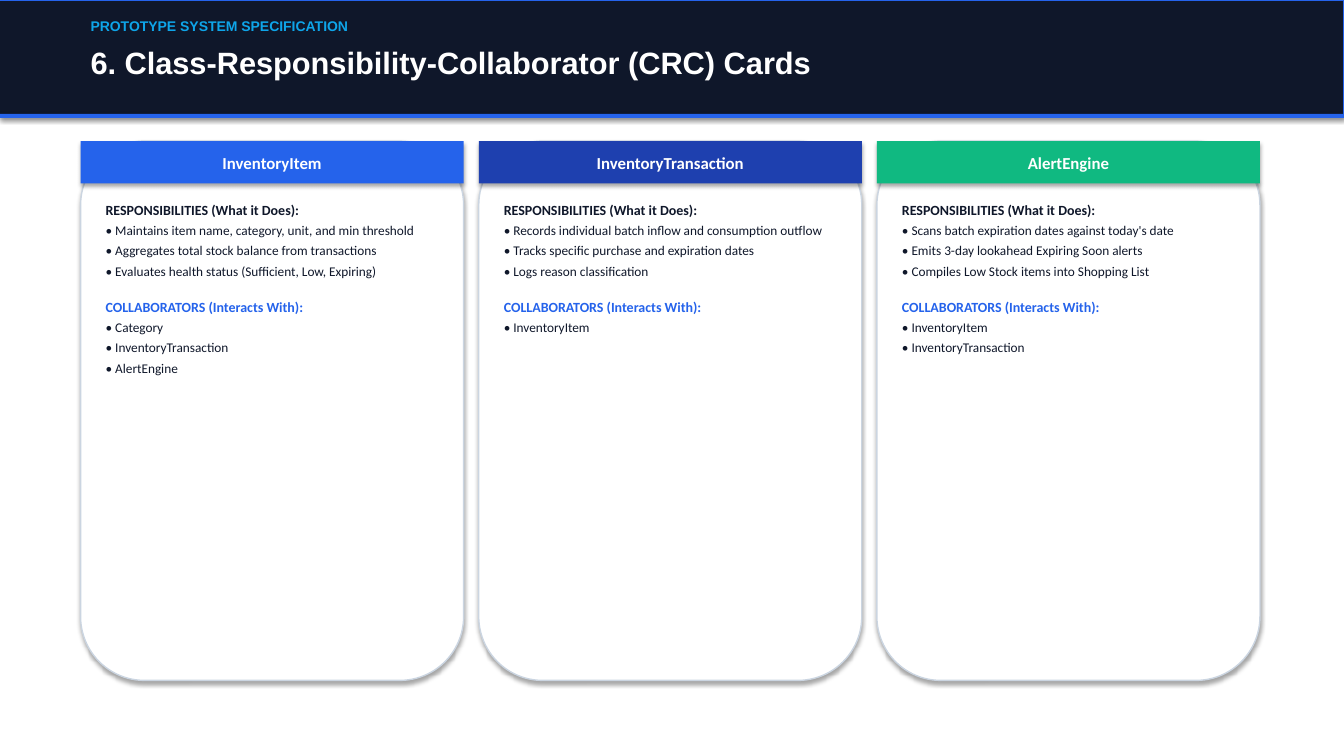
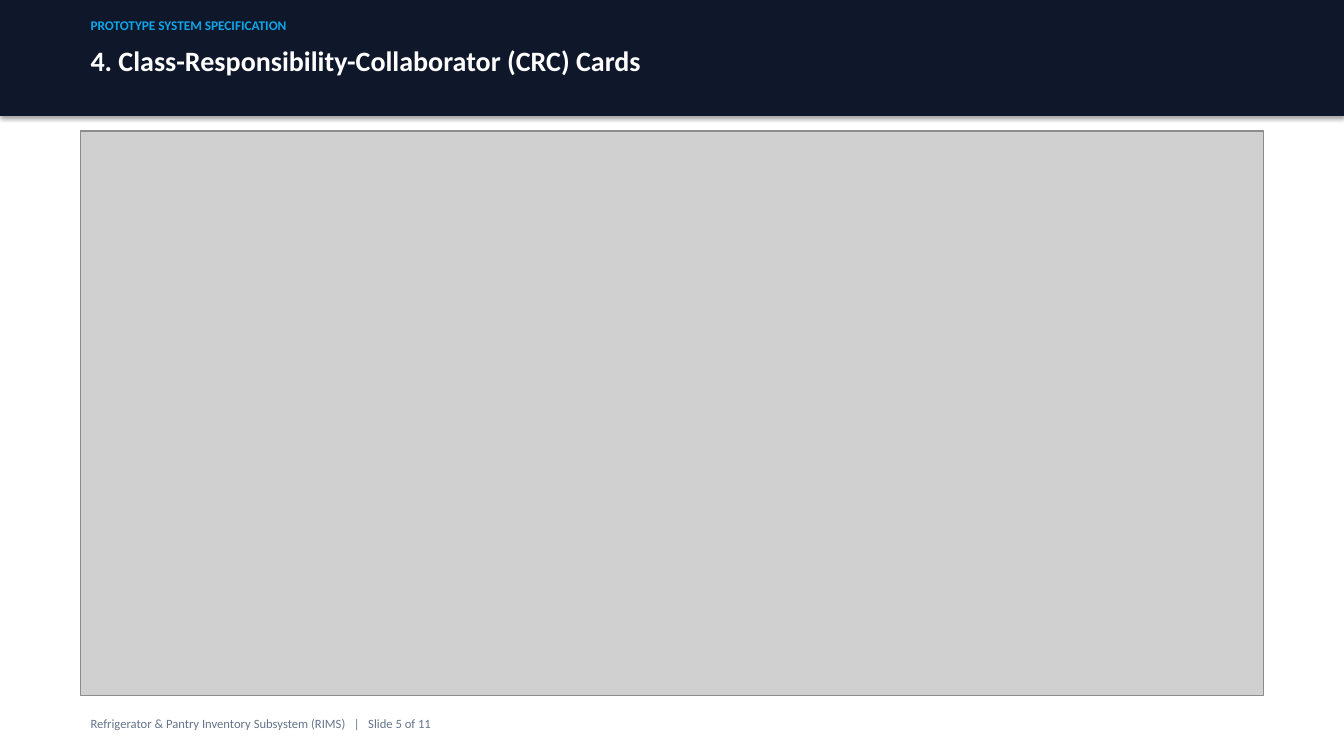
Before and after one commit to APrathapJoel/Refrigerator-Inventory-System, a slide deck: slide 5 of RIMS_System_Specification.pptx. Drawn at 1344x756 pixels with LibreOffice and Linux fonts; fonts in the diff are those of the drawing; grey boxes stand for pictures. Boxes give left, top, right and bottom in pixels: in the first picture for what was removed or moved away, otherwise in the second. Text is boxed around its words. In the diff, an @@ line names an element or a change of style, - is before the commit and + after.

Commit message:
Update PPTX with high-res UML Class Diagram and CRC Cards diagrams

```diff
--- a/RIMS_System_Specification.pptx
+++ b/RIMS_System_Specification.pptx
@@ rectangle at box(0, 0, 1344, 116): outline #2563EB 0.75 pt to none @@
@@ text "PROTOTYPE SYSTEM SPECIFICATION" at box(91, 21, 287, 30): size 10 to 9.5 pt, font Arial to Calibri @@
@@ text at box(91, 50, 641, 76): text changed; size 22 to 20 pt; font Arial to Calibri @@
-6. Class-Responsibility-Collaborator (CRC) Cards
+4. Class-Responsibility-Collaborator (CRC) Cards
@@ rectangle removed at box(0, 114, 1344, 118) @@
@@ rounded rectangle removed at box(81, 141, 464, 681) @@
@@ rectangle removed at box(81, 141, 464, 184) @@
-InventoryItem
@@ picture added at box(81, 131, 1263, 696) @@
@@ rounded rectangle removed at box(479, 141, 862, 681) @@
@@ rectangle removed at box(479, 141, 862, 184) @@
-InventoryTransaction
@@ rounded rectangle removed at box(877, 141, 1260, 681) @@
@@ rectangle removed at box(877, 141, 1260, 184) @@
-AlertEngine
@@ text removed at box(106, 205, 414, 376) @@
-RESPONSIBILITIES (What it Does):
-• Maintains item name, category, unit, and min threshold
-• Aggregates total stock balance from transactions
-• Evaluates health status (Sufficient, Low, Expiring)
-COLLABORATORS (Interacts With):
-• Category
-• InventoryTransaction
-• AlertEngine
@@ text removed at box(504, 205, 822, 334) @@
-RESPONSIBILITIES (What it Does):
-• Records individual batch inflow and consumption outflow
-• Tracks specific purchase and expiration dates
-• Logs reason classification
-COLLABORATORS (Interacts With):
-• InventoryItem
@@ text removed at box(902, 205, 1174, 354) @@
-RESPONSIBILITIES (What it Does):
-• Scans batch expiration dates against today's date
-• Emits 3-day lookahead Expiring Soon alerts
-• Compiles Low Stock items into Shopping List
-COLLABORATORS (Interacts With):
-• InventoryItem
-• InventoryTransaction
@@ text added at box(91, 719, 431, 730), 9 pt, text #64748B @@
+Refrigerator & Pantry Inventory Subsystem (RIMS) | Slide 5 of 11
```
Also in this commit, not shown: 1 other slide changed, 1 slide added, 1 slide removed, 5 other files.
